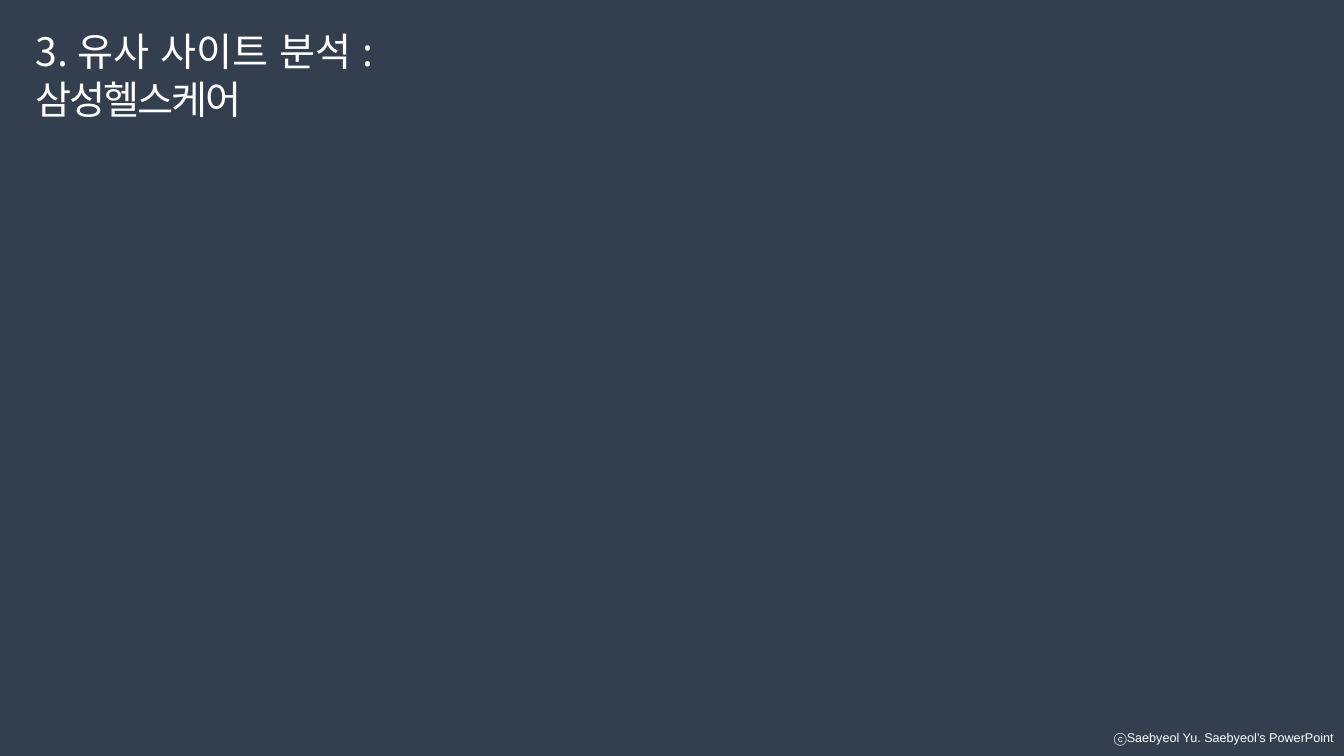
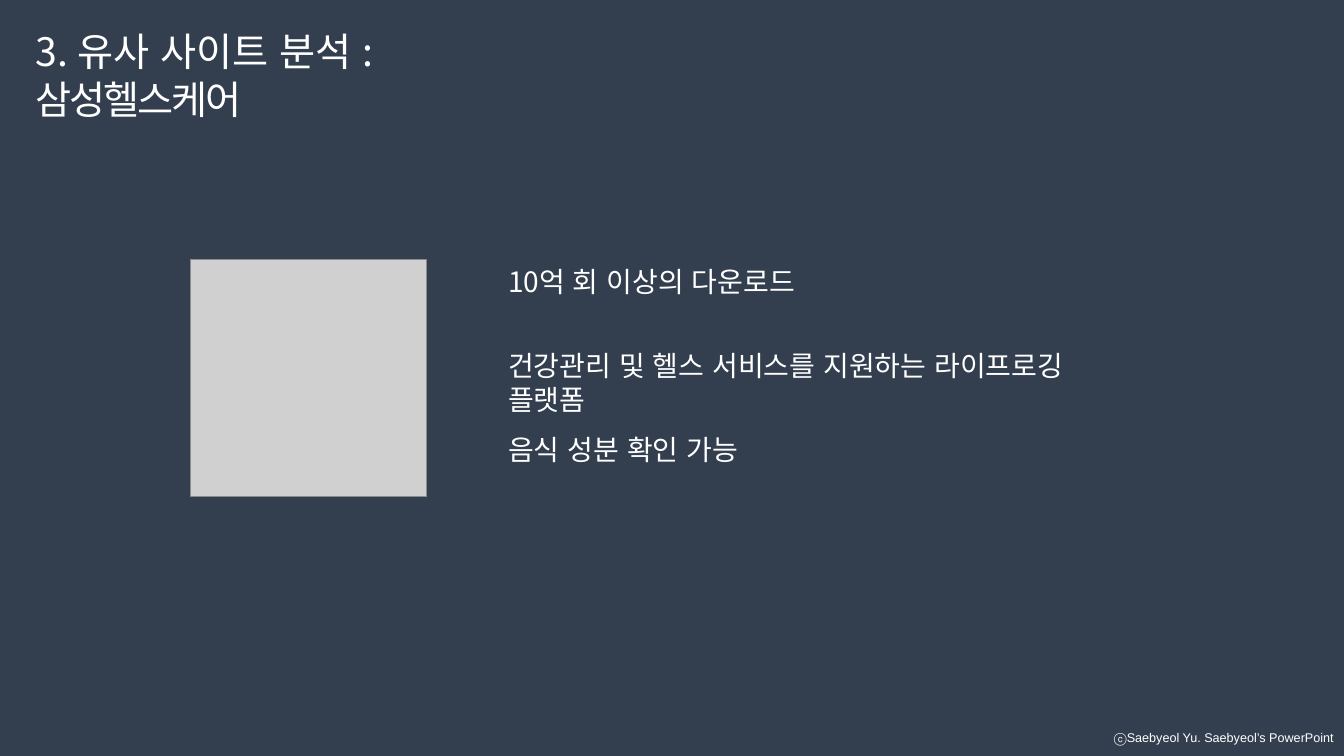
Before and after one commit to developerYHLee/University_Homework, a slide deck: slide 9 of 기말과제.pptx. Drawn at 1344x756 pixels with LibreOffice and Linux fonts; fonts in the diff are those of the drawing; grey boxes stand for pictures. Boxes give left, top, right and bottom in pixels: in the first picture for what was removed or moved away, otherwise in the second. Text is boxed around its words. In the diff, an @@ line names an element or a change of style, - is before the commit and + after.

Commit message:
유사 사이트 분석 - 삼성헬스케어
시사점 미완성

```diff
--- a/기말과제.pptx
+++ b/기말과제.pptx
@@ picture added at bbox=[191, 260, 426, 496] @@
@@ text added at bbox=[508, 269, 795, 295], 20 pt, text #FFFFFF @@
+10억 회 이상의 다운로드
@@ text added at bbox=[508, 352, 1063, 412], 20 pt, text #FFFFFF @@
+건강관리 및 헬스 서비스를 지원하는 라이프로깅 플랫폼
@@ text added at bbox=[508, 436, 739, 462], 20 pt, text #FFFFFF @@
+음식 성분 확인 가능
```
Also in this commit, not shown: 2 other slides changed, 1 other file.
